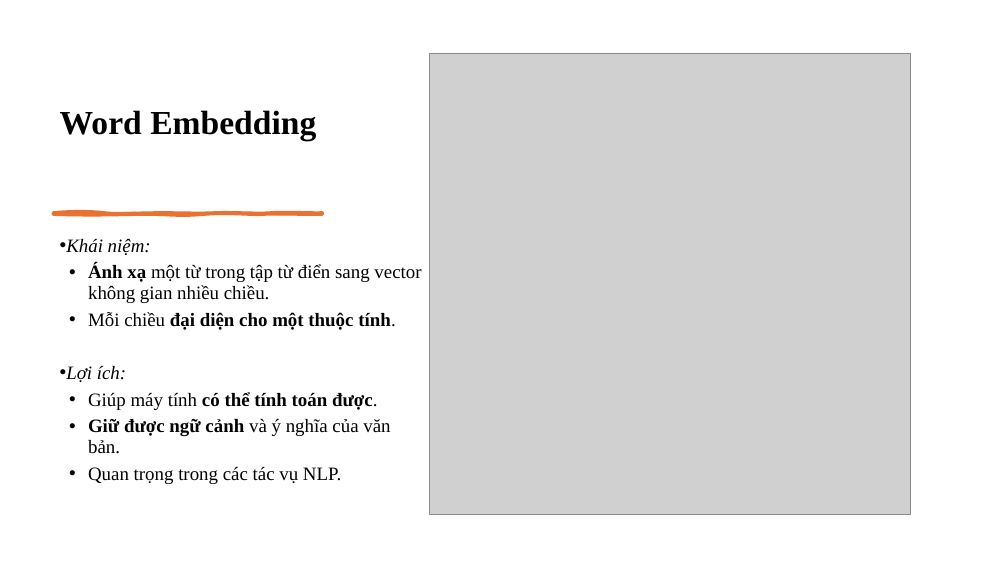
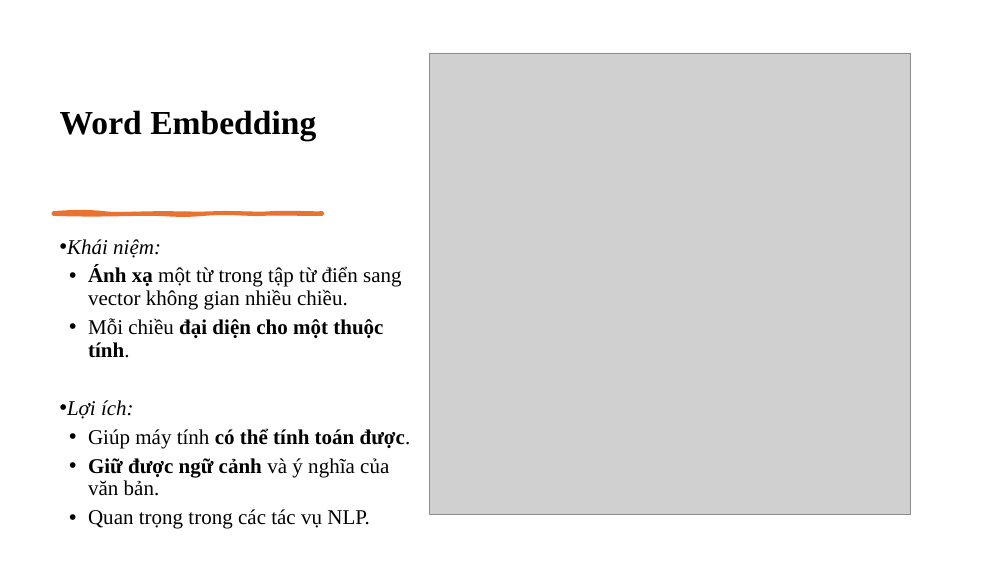
Before and after one commit to ngovanuc/Vietnamese_History_Chatbot, a slide deck: slide 15 of documents/slide bao cao.pptx. Drawn at 1008x567 pixels with LibreOffice and Linux fonts; fonts in the diff are those of the drawing; grey boxes stand for pictures. Boxes give left, top, right and bottom in pixels: in the first picture for what was removed or moved away, otherwise in the second. Text is boxed around its words. In the diff, an @@ line names an element or a change of style, - is before the commit and + after.

```diff
--- a/documents/slide bao cao.pptx
+++ b/documents/slide bao cao.pptx
@@ text "Khái niệm:" at bbox=[67, 239, 411, 528]: size 18 to 20 pt @@
```
Also in this commit, not shown: 13 other slides changed.
